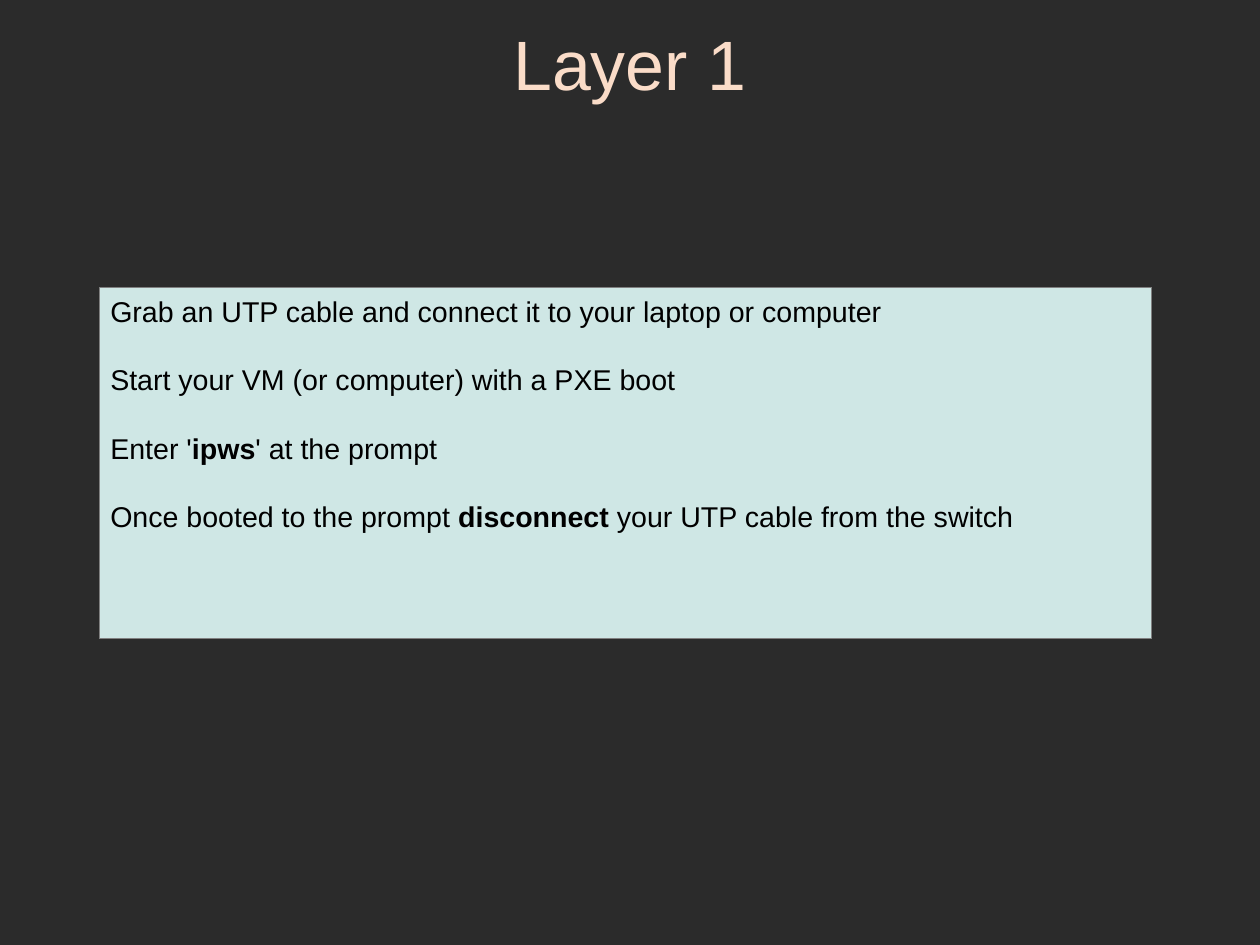
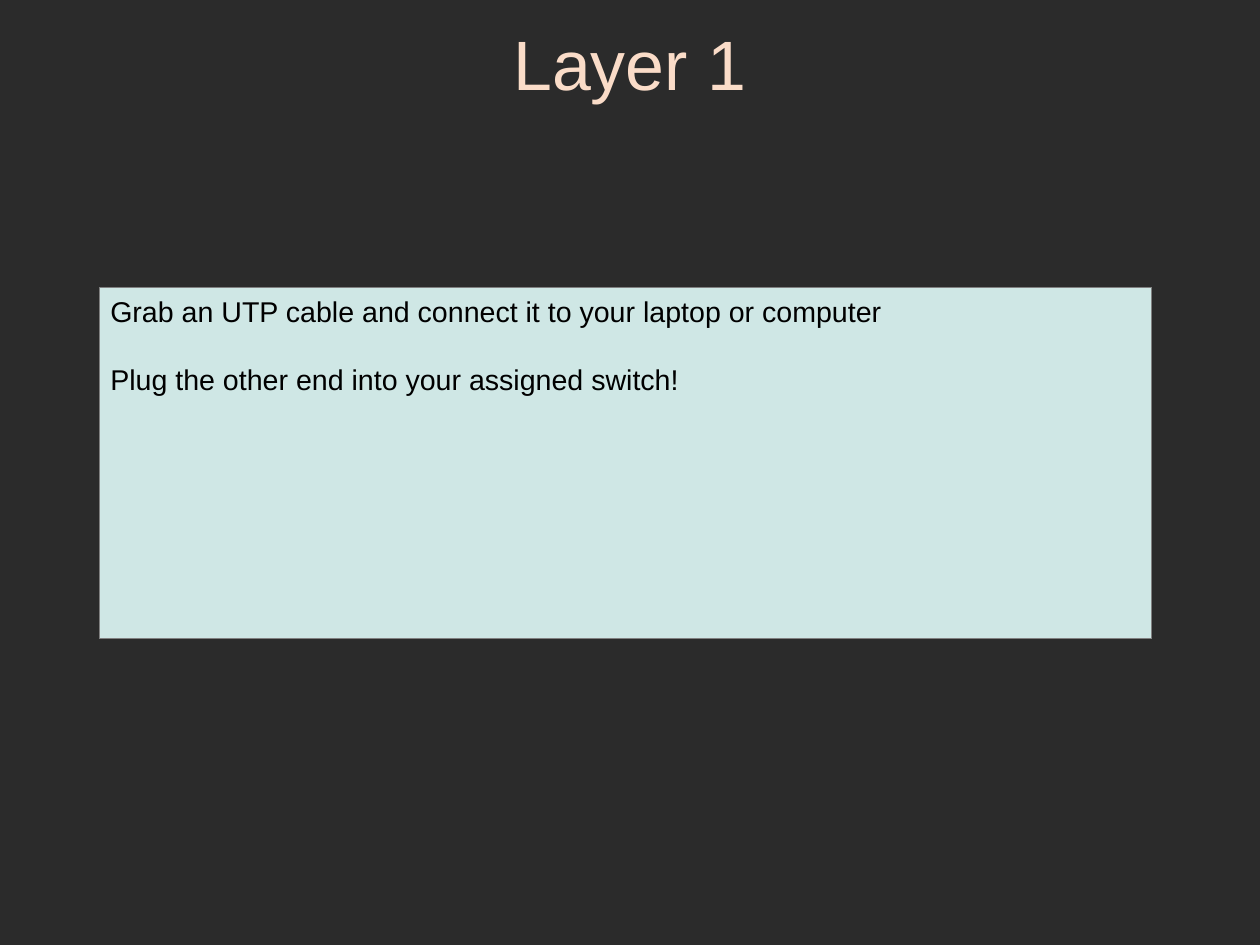
Before and after one commit to sphaero/workshops, a slide deck: slide 10 of Networking/presentation.odp (slide 9 before the commit). Drawn at 1260x945 pixels with LibreOffice and Linux fonts; fonts in the diff are those of the drawing; background and template pictures are left out; a plain dark background stands for a picture behind light text. Boxes give left, top, right and bottom in pixels: in the first picture for what was removed or moved away, otherwise in the second. Text is boxed around its words. In the diff, an @@ line names an element or a change of style, - is before the commit and + after.

```diff
--- a/Networking/presentation.odp
+++ b/Networking/presentation.odp
@@ text in rectangle at (110, 369, 678, 396): text changed @@
-Start your VM (or computer) with a PXE boot
-Enter 'ipws' at the prompt
-Once booted to the prompt disconnect your UTP cable from the switch
+Plug the other end into your assigned switch!
```
Also in this commit, not shown: 14 other slides changed, 16 slides added, 11 slides removed, 5 other files.
